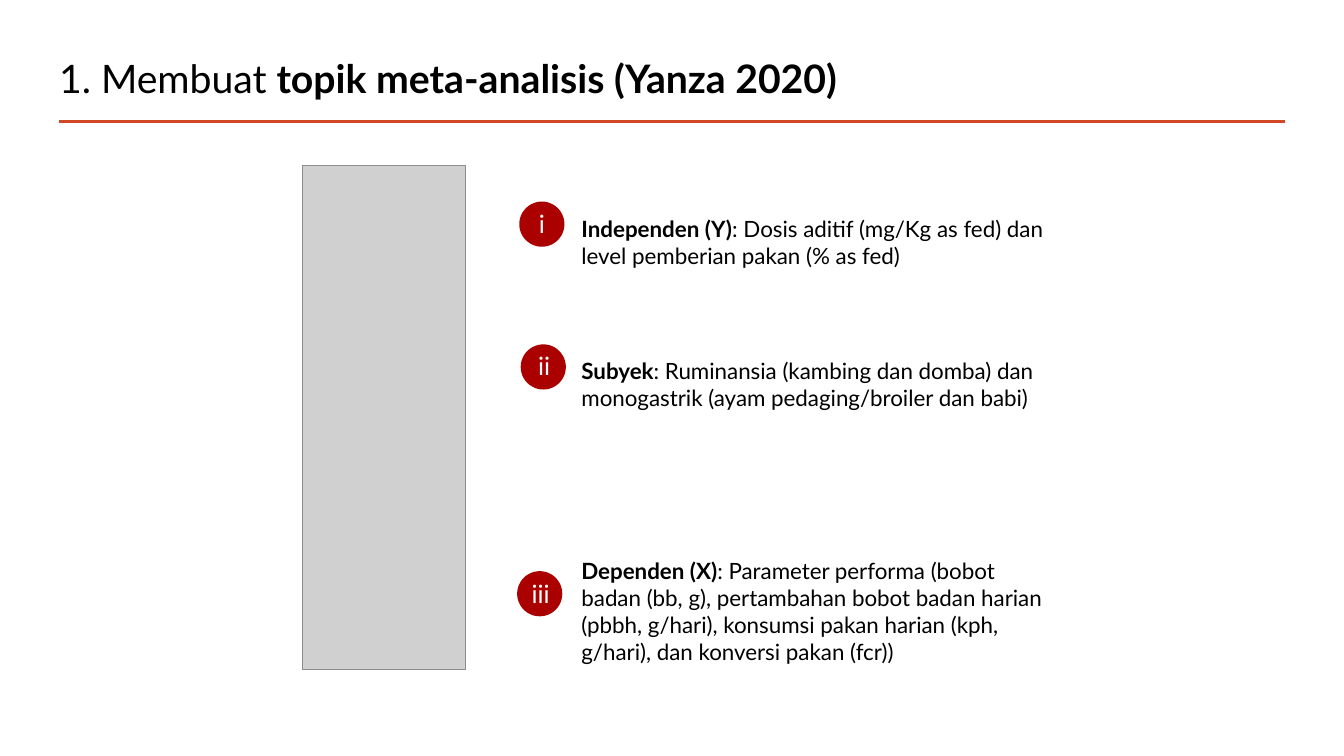
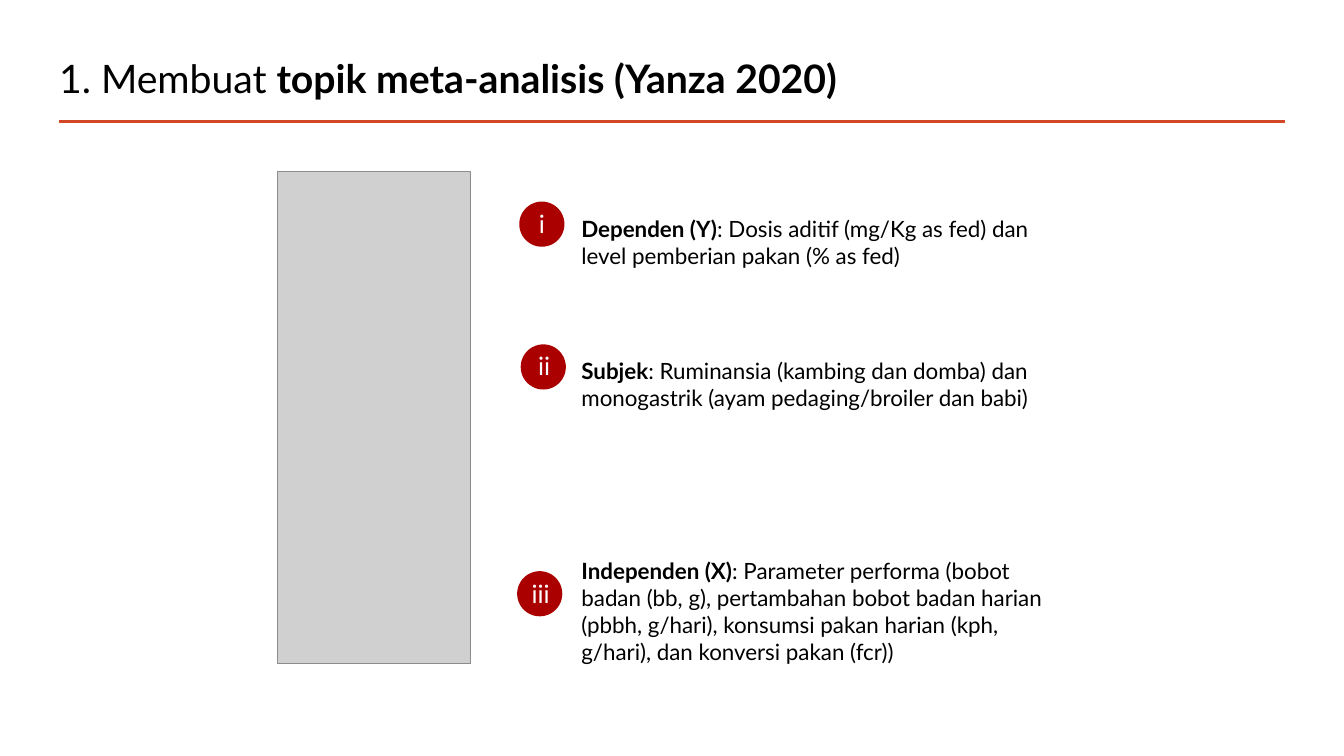
Before and after one commit to mohammad-miftakhus-sholikin/pelatihan-2020-metal, a slide deck: slide 4 of ch3_reference/2022__pendampingan/Presentation_2022__Sholikin_M1.pptx (slide 5 before the commit). Drawn at 1344x756 pixels with LibreOffice and Linux fonts; fonts in the diff are those of the drawing; grey boxes stand for pictures. Boxes give left, top, right and bottom in pixels: in the first picture for what was removed or moved away, otherwise in the second. Text is boxed around its words. In the diff, an @@ line names an element or a change of style, - is before the commit and + after.

```diff
--- a/ch3_reference/2022__pendampingan/Presentation_2022__Sholikin_M1.pptx
+++ b/ch3_reference/2022__pendampingan/Presentation_2022__Sholikin_M1.pptx
@@ picture: place and size @@
-picture at box(302, 165, 466, 669)
+picture at box(277, 172, 471, 664)
@@ text at box(581, 219, 1042, 664): text changed @@
-Independen (Y): Dosis aditif (mg/Kg as fed) dan level pemberian pakan (% as fed)
-Subyek: Ruminansia (kambing dan domba) dan monogastrik (ayam pedaging/broiler dan babi)
-Dependen (X): Parameter performa (bobot badan (bb, g), pertambahan bobot badan harian (pbbh, g/hari), konsumsi pakan harian (kph, g/hari), dan konversi pakan (fcr))
+Dependen (Y): Dosis aditif (mg/Kg as fed) dan level pemberian pakan (% as fed)
+Subjek: Ruminansia (kambing dan domba) dan monogastrik (ayam pedaging/broiler dan babi)
+Independen (X): Parameter performa (bobot badan (bb, g), pertambahan bobot badan harian (pbbh, g/hari), konsumsi pakan harian (kph, g/hari), dan konversi pakan (fcr))
```
Also in this commit, not shown: 4 other slides changed, 4 slides added, 8 slides removed, 10 other files.
